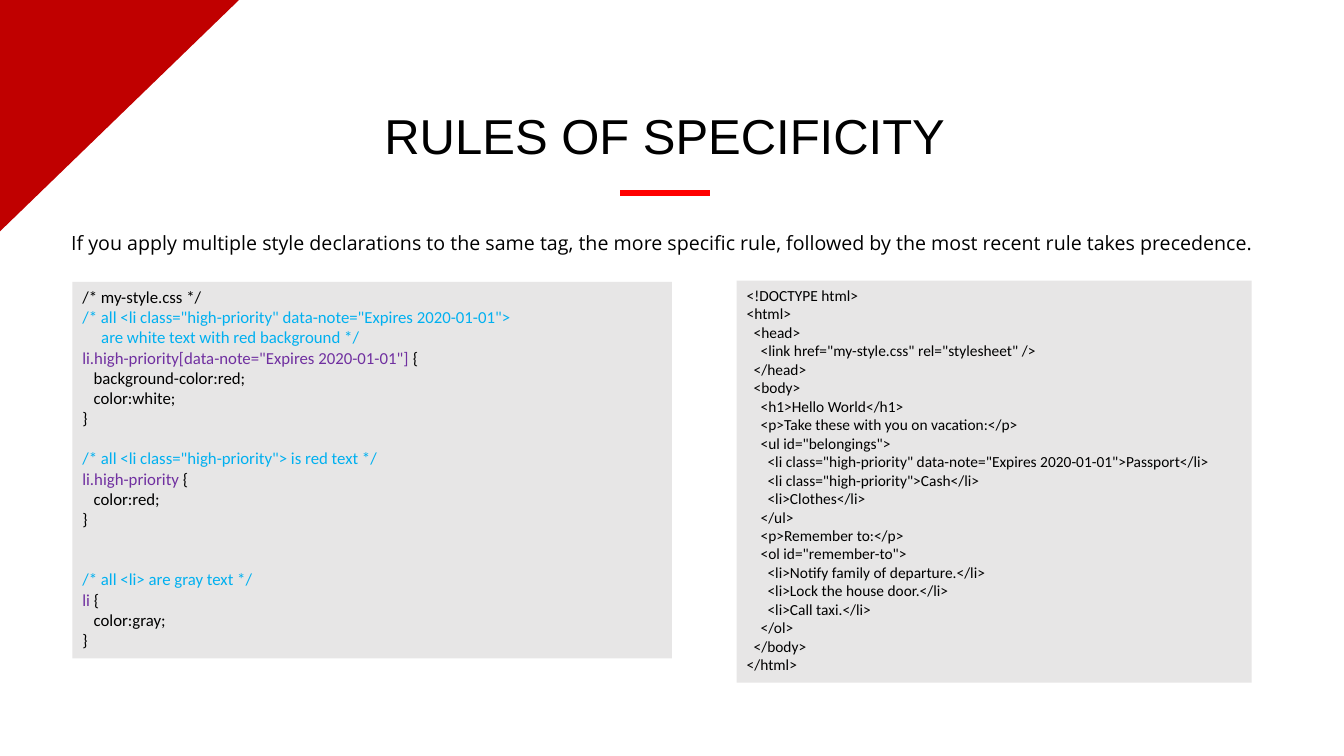
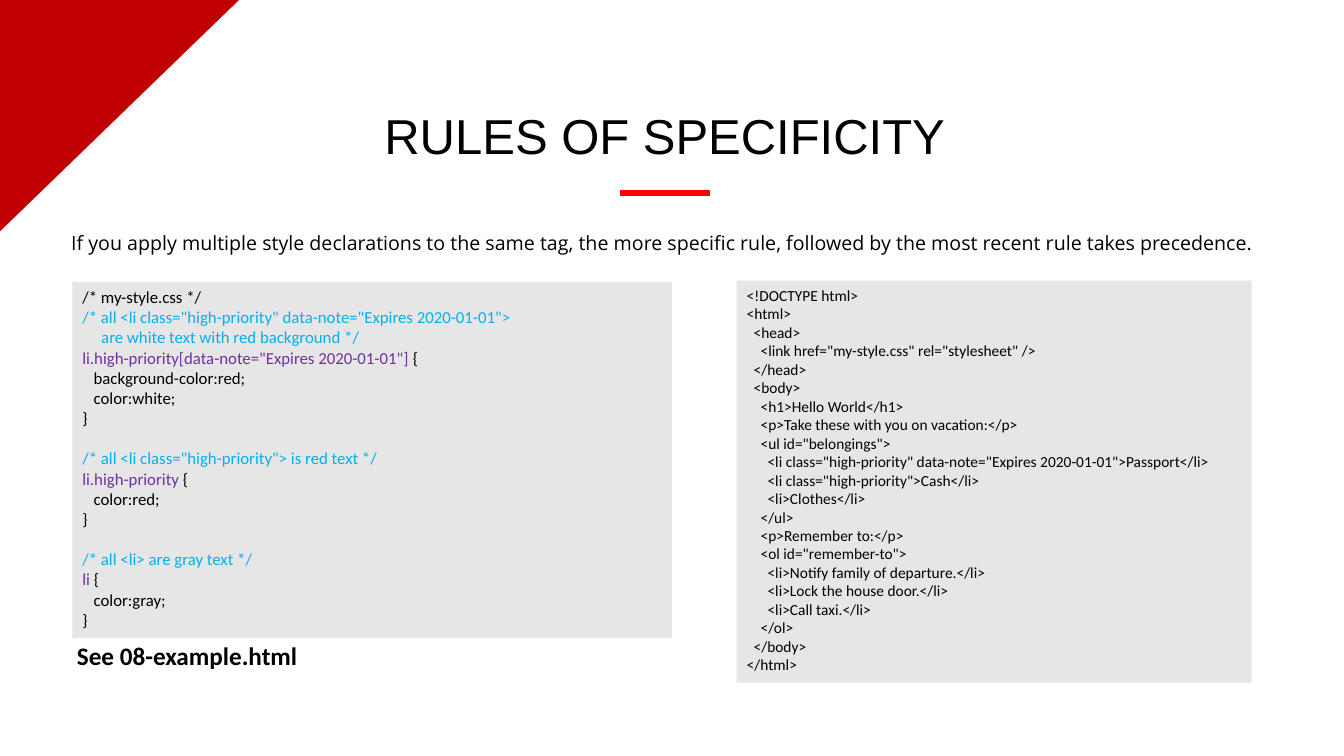
Before and after one commit to evermight/fullstack-training, a slide deck: slide 13 of deep-dive/20230628-css/css/01-intro-to-css/intro-to-css.pptx. Drawn at 1344x756 pixels with LibreOffice and Linux fonts; fonts in the diff are those of the drawing; background and template pictures are left out. Boxes give left, top, right and bottom in pixels: in the first picture for what was removed or moved away, otherwise in the second. Text is boxed around its words. In the diff, an @@ line names an element or a change of style, - is before the commit and + after.

```diff
--- a/deep-dive/20230628-css/css/01-intro-to-css/intro-to-css.pptx
+++ b/deep-dive/20230628-css/css/01-intro-to-css/intro-to-css.pptx
@@ rectangle "/* my-style.css */": place and size @@
-rectangle "/* my-style.css */" at <box>73,282,673,659</box>
+rectangle "/* my-style.css */" at <box>73,282,673,638</box>
@@ text added at <box>77,647,297,669</box>, 18 pt, text #000000, bold @@
+See 08-example.html
```
Also in this commit, not shown: 1 other slide changed, 1 other file.
